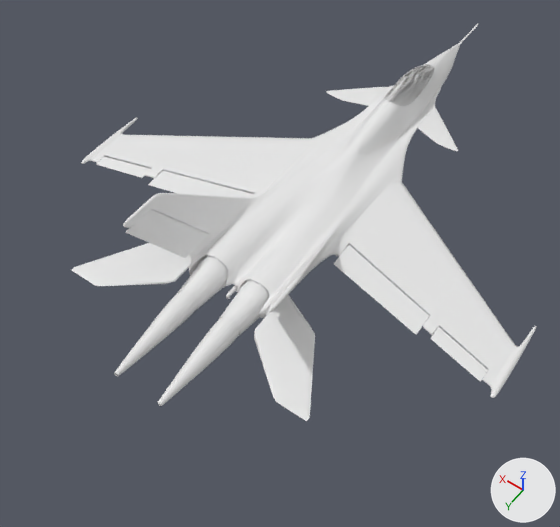
What one commit did to the FBX model SF-1/Models/SF-1.fbx.
Before and after are seen from a camera (50 mm lens) standing at (-9.7, 17.7, 21.6) and looking at (-0.2, 4.4, 0.7). Every picture has the same lights, and +X, +Y and +Z are marked at lower right. Where no turn or scale is listed for an object, it has been applied to the vertices. Vertices at the same position are counted once.

In view in the first picture: 'AirBrake', 'Elevators', 'EngineL', 'EngineLFire', 'EngineR', 'EngineRFire', 'FlapsL', 'FlapsR', 'FrontFins', 'PlaneBody', 'RudderL', 'SlatsR'.
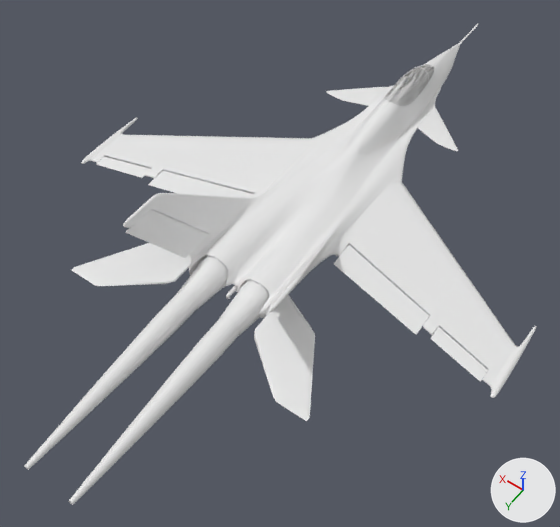
Where the newer file only moved an object's origin or applied its transform, the numbers keep the older frame.

Scene script edits in JSON lines:
```json
{"block": "me_plane_047", "where": "me_plane_047.from_pydata(...)  # 244 vertices, 240 faces; spans x -0.39..0.39, y -0.55..3.19, z -0.39..0.39"}
{"block": "me_plane_047", "where": "# used by ob_enginelfire; location = (0.83, 8.0, 1.71)"}
{"block": "me_plane_047", "change": "me_plane_047 part 2: the loose piece of 145 vertices spanning x -0.39..0.39, y -0.55..3.19, z -0.39..0.39 is scaled about its middle by (1, 2.1, 1), then moved by (0.0, 2.16, 0.0)"}
{"block": "me_plane_048", "where": "me_plane_048.from_pydata(...)  # 244 vertices, 240 faces; spans x -0.39..0.39, y -0.55..3.19, z -0.39..0.39"}
{"block": "me_plane_048", "where": "# used by ob_enginerfire; location = (-0.83, 8.0, 1.71)"}
{"block": "me_plane_048", "change": "me_plane_048 part 1: the loose piece of 145 vertices spanning x -0.39..0.39, y -0.55..3.19, z -0.39..0.39 is scaled about its middle by (1, 2.1, 1), then moved by (0.0, 2.16, 0.0)"}
{"op": "set", "path": "ob_enginelfire.location", "old": "(0.83, 8.0, 1.71)", "new": "(0.83, 7.29, 1.71)"}
{"op": "set", "path": "ob_enginerfire.location", "old": "(-0.83, 8.0, 1.71)", "new": "(-0.83, 7.29, 1.71)"}
```

Changed parts and their boxes (x1, y1, x2, y2) in the pictures (560 x 527 px):
```json
{"object": "EngineRFire", "change": "reshaped, moved", "before": [157, 317, 240, 406], "after": [69, 317, 240, 505], "on screen": "105% wider, 110% taller"}
{"object": "EngineLFire", "change": "reshaped, moved", "before": [114, 291, 197, 376], "after": [24, 291, 197, 470], "on screen": "107% wider, 109% taller"}
```
